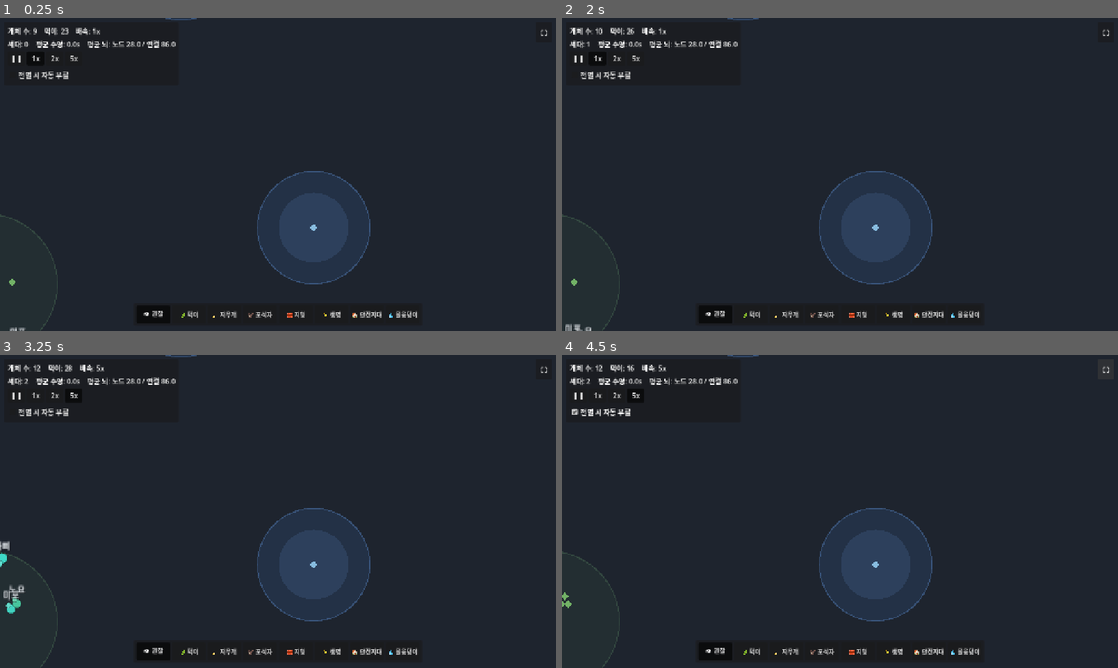
Above: before the commit, frames 1-4 (two rows, left to right).
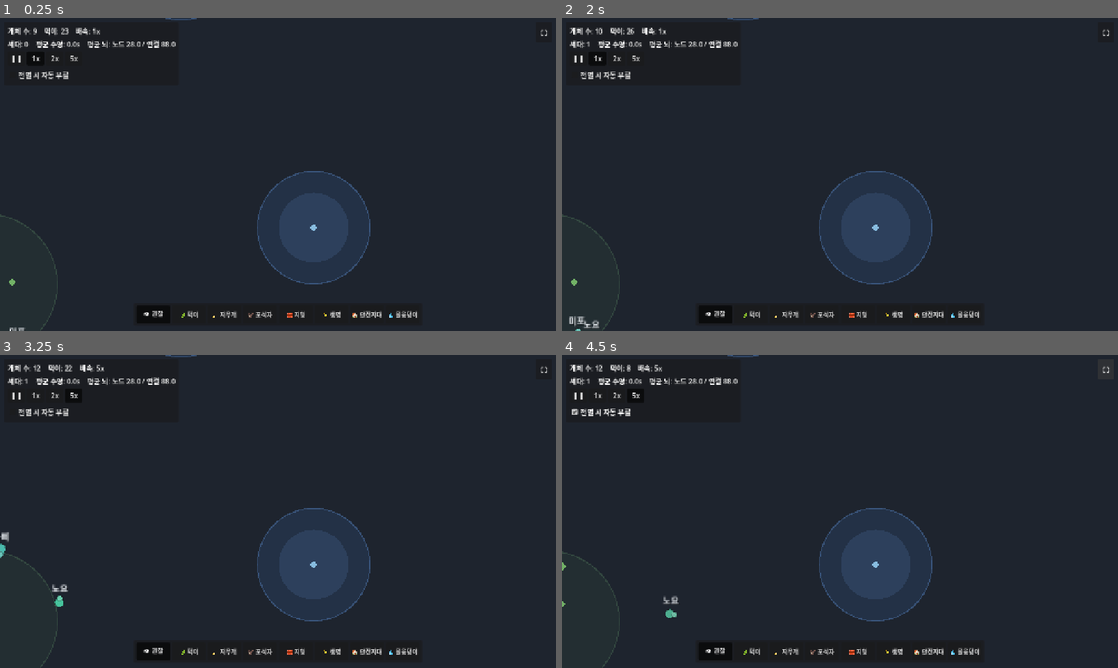
Above: after the commit, the same moments.

Repository: MoriochoRadio/mindlings
Game: Godot game, scene res://scenes/Main.tscn
Two runs of this game, one before a commit and one after it. Both use one fixed random seed, a clock stepped at 60 frames per second and the inputs below.
Inputs:
- Up to frame 1 (0.25 s): no input
- Up to frame 2 (2 s): click "❚❚" at 0.5 s; click "1x" at 1.25 s
- Up to frame 3 (3.25 s): click "2x" at 2 s; click "5x" at 2.75 s
- Up to frame 4 (4.5 s): click "전멸 시 자동 부활" at 3.5 s; click "⛶" at 4.25 s

The runs differ from the first frame. In frame 1, less than 0.1% of the frame differs, in the area x 1-31%, y 7-100%; in frame 2, 0.2%; in frame 3, 0.4%, in the area x 0-31%, y 3-83%; in frame 4, 0.3%.

Commit message:
feat(무리 방어): 안전은 수에 있다 — 뭉치기 + 함께 쫓아내기
포식자 대응이 '숨기'뿐이던 문제. '관리 가능한 위협 + 대응책 늘리기' 방향으로,
회피·은신에 더해 사회적 대응책 '뭉치기'와 '함께 쫓아내기'를 추가(사회·관계 비전과 연결).

1) 무리 결집 본능(약하게) — brain_builder ⑦ + Creature:
   - 동족 센서(IN_KIN_X/Y) → 이동 출력 양수 연결(약하게). kin_dir를 _sense에서 위협으로
     셀프게이팅 → '위협받을 때만' 가까운 동족으로 향해 자연스레 무리가 형성된다.
   - gating_threat(허기로 완화된 위협) 사용 → 굶주려 위험 무릅쓸 땐 뭉침보다 채집 우선(일관성).
   - @export herd_threat_gain. 진화·학습이 다듬음(겁많은 개체가 더 잘 뭉침 등).

2) 무리=안전(Predator + World):
   - 먹잇감 주변 무리 크기(World.count_creatures_near, 자신 포함)로 공격 가부 판정.
   - group_safe_count 이상: 공격을 꺼린다(잡지 못함). 못 잡으면 camp_timer가 차 떠난다.
   - group_repel_count 이상: 무리가 적극적으로 쫓아낸다 → 무리 반대로 predator_repel_duration
     동안 후퇴(먹잇감 무시). @export: herd_radius/group_safe_count/group_repel_count/repel_duration.

3) 가독성:
   - 생각: 위협 속 곁에 동족 있으면 "🤝 다 같이 모이자!".
   - 토스트(쿨다운): 무리가 물리치면 "🛡️ 무리가 뭉쳐 포식자를 쫓아냈어요!".

4) 범위: 뭉치기 + 무리 방어까지(개인 전투·관계 시스템은 다음). 균형 전부 @export.

검증(C:\godot 정식 Godot 헤드리스):
 - 큰 무리에 포식자 투입 → REPEL 발생·무리원 0명 피해(개체 수 유지).
 - 고립 개체 옆 포식자 → 정상 포식(개체 수 감소). '안전은 수에 있다'가 양방향으로 성립.
 - 에러 0. (임시 행동 테스트 스크립트는 커밋에서 제외.)

Co-Authored-By: Claude Opus 4.8 (1M context) <noreply@anthropic.com>

Diff:
--- a/scripts/Creature.gd
+++ b/scripts/Creature.gd
@@ -55,6 +55,9 @@
 @export var refuge_threat_gain: float = 3.0
 ## 위협이 가까울수록 먹이 끌림을 누르는 정도(0=안 누름, 1=완전히). '공포가 허기를 누른다'.
 @export_range(0.0, 1.0) var fear_food_suppress: float = 0.7
+## 무리 결집: 위협이 가까울수록 동족 끌림에 더해지는 양('안전은 수에 있다'). 평소엔 0(셀프게이팅) —
+## 위협받을 때만 가까운 동족으로 향해 자연스레 무리가 형성된다. 진화·학습이 다듬음(겁많은 개체가 더 잘 뭉침 등).
+@export var herd_threat_gain: float = 1.5
 ## 허기가 공포를 이기는 정도(0=항상 공포 우선, 1=굶주리면 공포 거의 무시). '굶을수록 위험을 무릅쓴다'.
 ## 굶주릴수록 위협-게이팅을 완화 → 먹이 본능이 살아나고 안전지대 끌림이 약해져, 굶어죽기 전 절박하게 채집.
 ## 안전지대가 죽음의 함정이 되지 않게 하는 동적 트레이드오프(생애학습이 이 균형을 다듬는다).
@@ -463,6 +466,9 @@
 	refuge_dir *= refuge_gain
 	food_near = clampf(food_near * food_gain, 0.0, 1.0)
 	refuge_near = clampf(refuge_near * refuge_gain, 0.0, 1.0)
+	# 무리 결집(셀프게이팅): 위협받을 때만 동족 방향 끌림이 켜진다 → 본능 ⑦이 '뭉치기'로 작동.
+	# gating_threat(허기로 완화된 위협)를 써, 굶주려 위험을 무릅쓸 땐 뭉침보다 채집을 택하게 일관성 유지.
+	kin_dir *= gating_threat * herd_threat_gain
 
 	return [food_dir.x, food_dir.y, food_near, energy_norm,
 		kin_dir.x, kin_dir.y, density, age_norm,
@@ -613,6 +619,9 @@
 		if refuge_near > 0.2:
 			return "🏠 위험해, 숨자!"
 		return "😨 포식자다, 도망쳐!"
+	# 무리 결집: 위협 속에서 곁에 동족이 있으면 '뭉치자'는 생각(숨기뿐 아닌 사회적 대응 — 가독성).
+	if pred_near > 0.3 and density > 0.2:
+		return "🤝 다 같이 모이자!"
 	if pred_near > 0.2:
 		return "😰 저쪽에 무서운 게 있어… 조심조심"
 	# 소통: 포식자를 직접 못 봤는데 경보를 듣고 반응 중 — '대화처럼' 보이게(LEGIBILITY).
--- a/scripts/Predator.gd
+++ b/scripts/Predator.gd
@@ -44,6 +44,16 @@
 ## 사냥 후 다음 사냥까지의 쿨다운(초). 한 마리가 무리를 순식간에 쓸어담지 못하게.
 @export var hunt_cooldown: float = 1.2
 
+@export_group("무리 방어(안전은 수에 있다)")
+## 무리 크기를 세는 반경(px) — 노리는 먹잇감 주변 이 안의 개체 수(자신 포함)를 무리로 본다.
+@export var herd_radius: float = 90.0
+## 이 수 이상 모인 무리 안의 먹잇감은 포식자가 공격을 꺼린다(잡지 못함 — 무리=안전). 자신 포함 기준.
+@export var group_safe_count: int = 3
+## 이 수 이상 모이면 무리가 포식자를 적극적으로 쫓아낸다(후퇴시킴). group_safe_count보다 크게 둘 것.
+@export var group_repel_count: int = 5
+## 무리에게 쫓겨난 뒤 무리 반대로 후퇴하는 시간(초). 이 동안 먹잇감을 무시하고 멀어진다.
+@export var predator_repel_duration: float = 3.0
+
 @export_group("에너지(자기 균형)")
 @export var max_energy: float = 120.0
 @export var start_energy: float = 65.0
@@ -63,8 +73,10 @@
 var _ambush_point: Vector2 = Vector2.INF   # 군락 가장자리의 매복 지점
 var _patrol_timer: float = 0.0        # 이 군락에서 머문 시간(초과 시 다른 군락으로)
 var _hop_timer: float = 0.0           # 매복 위치 교체 타이머
-var _camp_timer: float = 0.0          # 안전지대 안 먹잇감을 못 잡고 매복한 시간(초과 시 흥미 상실)
+var _camp_timer: float = 0.0          # 안전지대 안/무리 안 먹잇감을 못 잡고 매복한 시간(초과 시 흥미 상실)
 var _leave_timer: float = 0.0         # >0이면 흥미를 잃고 떠나는 중(먹잇감 무시·다른 군락으로)
+var _repel_timer: float = 0.0         # >0이면 큰 무리에게 쫓겨나 후퇴 중(먹잇감 무시·무리 반대로)
+var _repel_from: Vector2 = Vector2.INF # 쫓겨난 무리의 중심(이 반대 방향으로 후퇴)
 
 @onready var _body: Polygon2D = $Body
 
@@ -90,40 +102,57 @@
 		queue_free()
 		return
 
-	# 흥미 상실(떠나는 중): 먹잇감을 무시하고 다른 군락으로 이동한다(무한 매복 방지의 실행 단계).
-	if _leave_timer > 0.0:
-		_leave_timer -= delta
-
-	var prey: Creature = null
-	if _leave_timer <= 0.0:
-		prey = _nearest_prey()
 	var moving := Vector2.ZERO
 	_move_scale = 1.0  # 기본 전속. 매복 접근 시에만 _patrol이 낮춘다.
-	if prey != null:
-		var to_prey: Vector2 = prey.position - position
-		var dist: float = to_prey.length()
-		# 노리는 먹잇감이 안전지대 안이면 잡을 수 없다 — 매복 시간을 센다(흥미 상실 트리거).
-		var prey_sheltered: bool = _world != null and _world.is_sheltered(prey.position)
-		# 사냥: 닿을 거리 + 쿨다운 준비 + 안전지대 밖 + 아직 안 잡힌 먹잇감.
-		# is_sheltered를 try_catch보다 먼저 단락 평가 — 안전지대 안 먹잇감을 '죽은 것으로 표시'하지 않게.
-		if dist <= catch_radius and _cooldown <= 0.0 and not prey_sheltered and prey.try_catch():
-			energy = minf(energy + energy_per_kill, max_energy)
-			_cooldown = hunt_cooldown
-			_patrol_timer = 0.0  # 잡았으면 이 군락은 사냥터로 유지(다른 군락으로 안 옮김)
-			_camp_timer = 0.0    # 잡았으니 흥미 회복(매복 카운트 초기화)
-			if _world != null:
-				_world.report_predation(prey)
-		elif dist > 0.001:
-			moving = to_prey / dist  # 먹잇감 쪽으로(추적은 항상 전속)
-		# 흥미 상실: 안전지대 안 먹잇감만 노리며 못 잡으면 시간을 센다. 잡을 수 있는 먹잇감엔 흥미 유지.
-		if prey_sheltered:
-			_camp_timer += delta
-			if _camp_timer >= predator_camp_timeout:
-				_begin_leaving()  # 흥미를 잃고 다른 군락/구역으로 떠난다
+
+	# 무리에게 쫓겨나는 중: 먹잇감을 무시하고 무리 중심 반대로 후퇴한다(최우선 — '함께 쫓아내기'의 결과).
+	if _repel_timer > 0.0:
+		_repel_timer -= delta
+		var away: Vector2 = position - _repel_from
+		moving = away.normalized() if away.length() > 0.001 else Vector2.from_angle(_heading)
+	else:
+		# 흥미 상실(떠나는 중): 먹잇감을 무시하고 다른 군락으로 이동한다(무한 매복 방지의 실행 단계).
+		if _leave_timer > 0.0:
+			_leave_timer -= delta
+
+		var prey: Creature = null
+		if _leave_timer <= 0.0:
+			prey = _nearest_prey()
+		if prey != null:
+			var to_prey: Vector2 = prey.position - position
+			var dist: float = to_prey.length()
+			# 무리 방어('안전은 수에 있다'): 먹잇감 주변 무리 크기로 공격 가부를 정한다.
+			var herd: int = _world.count_creatures_near(prey.position, herd_radius) if _world != null else 1
+			if herd >= group_repel_count:
+				# 충분히 큰 무리 — 적극적으로 쫓아낸다. 무리 반대로 후퇴 시작 + 토스트. 이 틱부터 멀어진다.
+				_begin_repel(prey.position)
+				var back: Vector2 = position - prey.position
+				moving = back.normalized() if back.length() > 0.001 else Vector2.from_angle(_heading)
+			else:
+				# 노리는 먹잇감이 안전지대 안이거나, group_safe_count 이상 무리에 있으면 잡을 수 없다('무리=안전').
+				var prey_sheltered: bool = _world != null and _world.is_sheltered(prey.position)
+				var protected_by_herd: bool = herd >= group_safe_count
+				# 사냥: 닿을 거리 + 쿨다운 준비 + 안전지대 밖 + 무리 보호 밖 + 아직 안 잡힌 먹잇감.
+				# 보호 조건들을 try_catch보다 먼저 단락 평가 — 못 잡을 먹잇감을 '죽은 것으로 표시'하지 않게.
+				if dist <= catch_radius and _cooldown <= 0.0 and not prey_sheltered and not protected_by_herd \
+						and prey.try_catch():
+					energy = minf(energy + energy_per_kill, max_energy)
+					_cooldown = hunt_cooldown
+					_patrol_timer = 0.0  # 잡았으면 이 군락은 사냥터로 유지(다른 군락으로 안 옮김)
+					_camp_timer = 0.0    # 잡았으니 흥미 회복(매복 카운트 초기화)
+					if _world != null:
+						_world.report_predation(prey)
+				elif dist > 0.001:
+					moving = to_prey / dist  # 먹잇감 쪽으로(추적은 항상 전속)
+				# 흥미 상실: 못 잡는 먹잇감(은신·무리 보호)만 노리며 시간이 지나면 떠난다. 잡을 수 있으면 흥미 유지.
+				if prey_sheltered or protected_by_herd:
+					_camp_timer += delta
+					if _camp_timer >= predator_camp_timeout:
+						_begin_leaving()  # 흥미를 잃고 다른 군락/구역으로 떠난다
+				else:
+					_camp_timer = maxf(0.0, _camp_timer - delta)
 		else:
-			_camp_timer = maxf(0.0, _camp_timer - delta)
-	else:
-		moving = _patrol(delta)  # 먹잇감이 안 보이면(또는 떠나는 중) 군락 가장자리에서 매복(중심 추종·공전 금지)
+			moving = _patrol(delta)  # 먹잇감이 안 보이면(또는 떠나는 중) 군락 가장자리에서 매복(중심 추종·공전 금지)
 
 	if moving.length() > 0.01:
 		# 부드러운 선회(각도 보간). 급선회하는 먹잇감은 turn_rate가 낮을수록 놓친다.
@@ -188,6 +217,15 @@
 		_patrol_timer = 0.0
 		_hop_timer = 0.0
 
+## 큰 무리에게 쫓겨남: 무리 중심(center) 반대로 predator_repel_duration 동안 후퇴한다(먹잇감 무시).
+## 같은 무리에서 곧장 다시 달려들지 않게 흥미(매복)도 식히고, 1회 토스트로 '쫓아냄'을 보여준다.
+func _begin_repel(center: Vector2) -> void:
+	_repel_from = center
+	_repel_timer = predator_repel_duration
+	_camp_timer = 0.0
+	if _world != null:
+		_world.report_herd_repel()
+
 ## 군락 중심에서 ambush_radius만큼 떨어진 무작위 가장자리 점(경계 안으로 클램프).
 func _ambush_around(center: Vector2) -> Vector2:
 	var p: Vector2 = center + Vector2.from_angle(randf() * TAU) * ambush_radius
--- a/scripts/World.gd
+++ b/scripts/World.gd
@@ -172,6 +172,10 @@
 var _alarm_toasted: bool = false # 무리 도망 토스트 1회 게이트(반응 수가 0으로 떨어지면 재무장)
 var _alarm_reacting_count: int = 0 # 캐시: 경보로만 반응 중인 개체 수(HUD/토스트 공용)
 
+# 무리 방어(쫓아내기) 토스트 도배 방지 쿨다운.
+const _HERD_REPEL_TOAST_COOLDOWN: float = 6.0
+var _herd_repel_cooldown: float = 0.0
+
 # 공간 분할 그리드(성능 — O(N²) 센싱 제거). 매 물리 틱 1회만 재구성(프레임 가드).
 # 셀좌표 Vector2i -> Array[Node2D]. 개체가 query하면 그 프레임 첫 호출이 그리드를 짓는다.
 var _grid_creatures: Dictionary = {}
@@ -368,6 +372,7 @@
 func _process(delta: float) -> void:
 	_accumulate_predator_stats(delta)
 	_check_extinction(delta)
+	_herd_repel_cooldown = maxf(0.0, _herd_repel_cooldown - delta)
 	_update_alarms(delta)
 	_evaluate_alarm_reactions()
 	_check_accum += delta
@@ -494,6 +499,16 @@
 			bd_other = d
 			best_other = sp
 	return best_other if best_other != Vector2.INF else best_any
+
+## 무리 방어 판정용: 중심 반경 안의 개체 수(대상 개체 자신 포함). 개체가 소수(≤max_creatures)라
+## 직접 순회 — 그리드 staleness 회피. 포식자가 '무리=안전/쫓아내기'를 판정할 때 쓴다.
+func count_creatures_near(center: Vector2, radius: float) -> int:
+	var r2: float = radius * radius
+	var n: int = 0
+	for c in _creatures.get_children():
+		if center.distance_squared_to(c.position) <= r2:
+			n += 1
+	return n
 
 ## 군락 용량 판정용: 중심 반경 안의 먹이 수(먹이 수가 적어 직접 순회 — 그리드 프레임 staleness 회피).
 func count_food_near(center: Vector2, radius: float) -> int:
@@ -737,6 +752,14 @@
 ## 포식자가 굶어 죽었을 때 호출(현재는 통계 훅 자리 — 자기 균형의 신호).
 func report_predator_death() -> void:
 	pass
+
+## 포식자가 큰 무리에게 쫓겨났을 때 호출(Predator). 잠깐의 쿨다운으로 토스트 도배를 막는다.
+## '안전은 수에 있다'가 눈에 보이는 순간 — 뭉치기·함께 쫓아내기의 보상.
+func report_herd_repel() -> void:
+	if _herd_repel_cooldown > 0.0:
+		return
+	_herd_repel_cooldown = _HERD_REPEL_TOAST_COOLDOWN
+	_toast("🛡️ 무리가 뭉쳐 포식자를 쫓아냈어요!")
 
 # ── 공간 분할 그리드(성능) — 센싱을 O(N²)에서 근처 셀 조회로 ──────────────
 # 개체/포식자가 매 틱 호출하는 *_near(pos)가 그 프레임 첫 호출 때 그리드를 1회 짓는다(프레임 가드).
--- a/scripts/brain_builder.gd
+++ b/scripts/brain_builder.gd
@@ -105,6 +105,10 @@
 		# ⑥ 물로 향함(물 센서 → 그쪽, 양수). water_dir는 _sense에서 갈증으로 게이팅돼 '목마를 때만' 끌린다.
 		net.add_connection(IN_WATER_X, _OUT_BASE + OUT_MOVE_X, _instinct(0.7, 1.2, s, v))
 		net.add_connection(IN_WATER_Y, _OUT_BASE + OUT_MOVE_Y, _instinct(0.7, 1.2, s, v))
+		# ⑦ 무리 결집(동족 센서 → 그쪽, 양수). kin_dir는 _sense에서 위협으로 게이팅돼 '위협받을 때만' 뭉친다.
+		# '안전은 수에 있다' — 회피(②)·은신(③)에 더해 '뭉치기'라는 사회적 대응책. 진화·학습이 다듬는다.
+		net.add_connection(IN_KIN_X, _OUT_BASE + OUT_MOVE_X, _instinct(0.5, 0.9, s, v))
+		net.add_connection(IN_KIN_Y, _OUT_BASE + OUT_MOVE_Y, _instinct(0.5, 0.9, s, v))
 
 	net.compile()
 	return net
